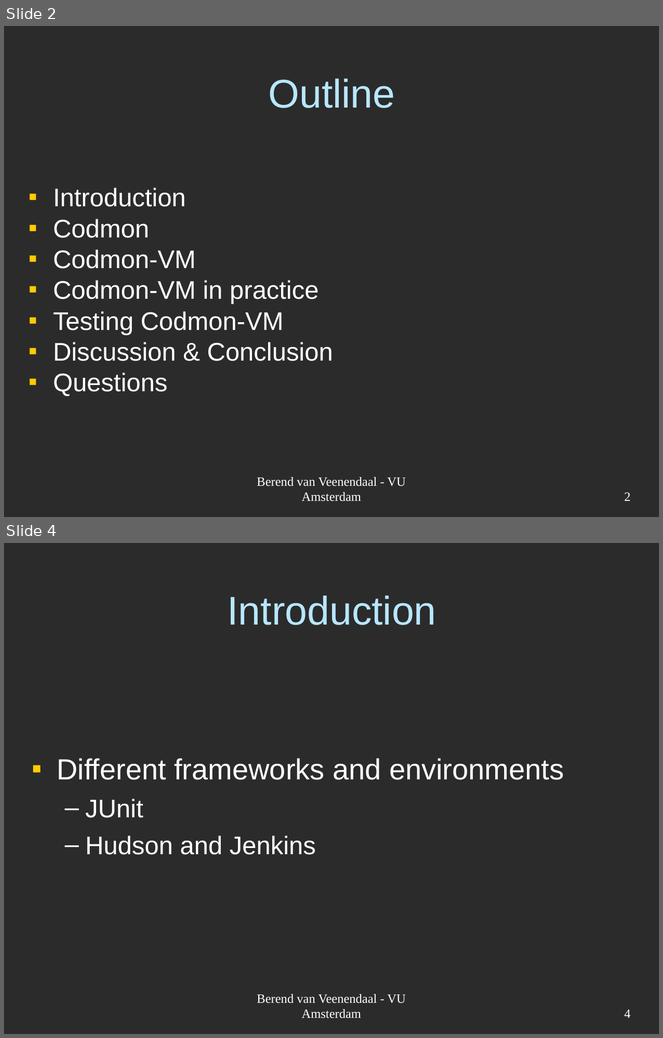
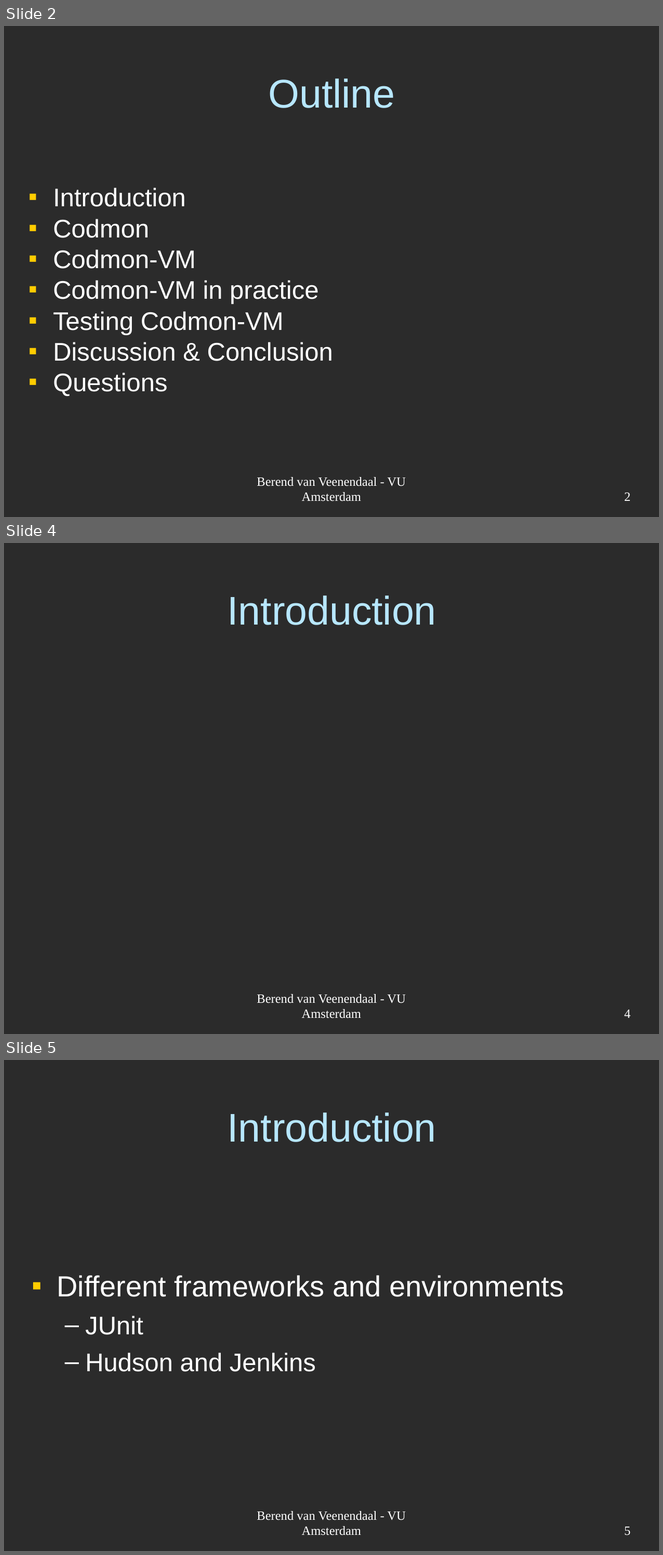
Before and after one commit to JungleComputing/codmon, a slide deck: doc/report/Codmon-VM.ppt. Shown one above the other, each under a label of ours: slides 2 and 4 before the commit, slides 2, 4 and 5 after it; the slides between them are not shown. The pictures are 663x1038 and 663x1555 pixels, drawn with LibreOffice and Linux fonts; fonts in the diff are those of the drawing; background and template pictures are left out; a plain dark background stands for a picture behind light text. Boxes give left, top, right and bottom in pixels: in the first picture for what was removed or moved away, otherwise in the second. Text is boxed around its words. In the diff, an @@ line names an element or a change of style, - is before the commit and + after.

Commit message:
bijgewerkt t/m slide 4

```diff
--- a/doc/report/Codmon-VM.ppt
+++ b/doc/report/Codmon-VM.ppt
@@ slide 4 added at [4, 543, 659, 1034], background picture (left out) @@
@@ title added at [228, 596, 437, 625], 44 pt, text #B7E7FF @@
+Introduction
@@ text added at [257, 994, 405, 1019], 14 pt, text #FFFFFF @@
+Berend van Veenendaal - VU Amsterdam
@@ page number added at [624, 1010, 631, 1018], 14 pt, text #FFFFFF @@
+4
@@ what was slide 4 is now slide 5 @@
@@ page number at [624, 1527, 631, 1536]: text changed @@
-4
+5
```
Also in this commit, not shown: 2 slides changed, 1 other file.
